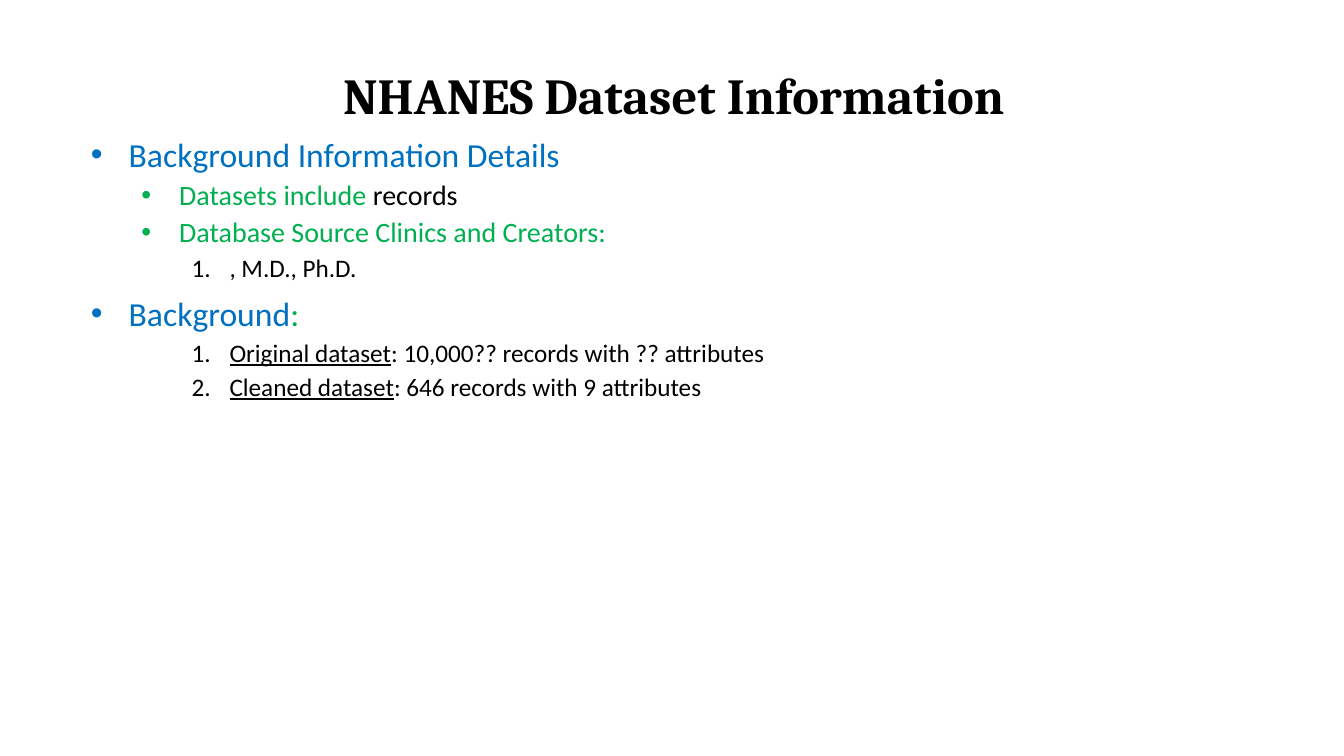
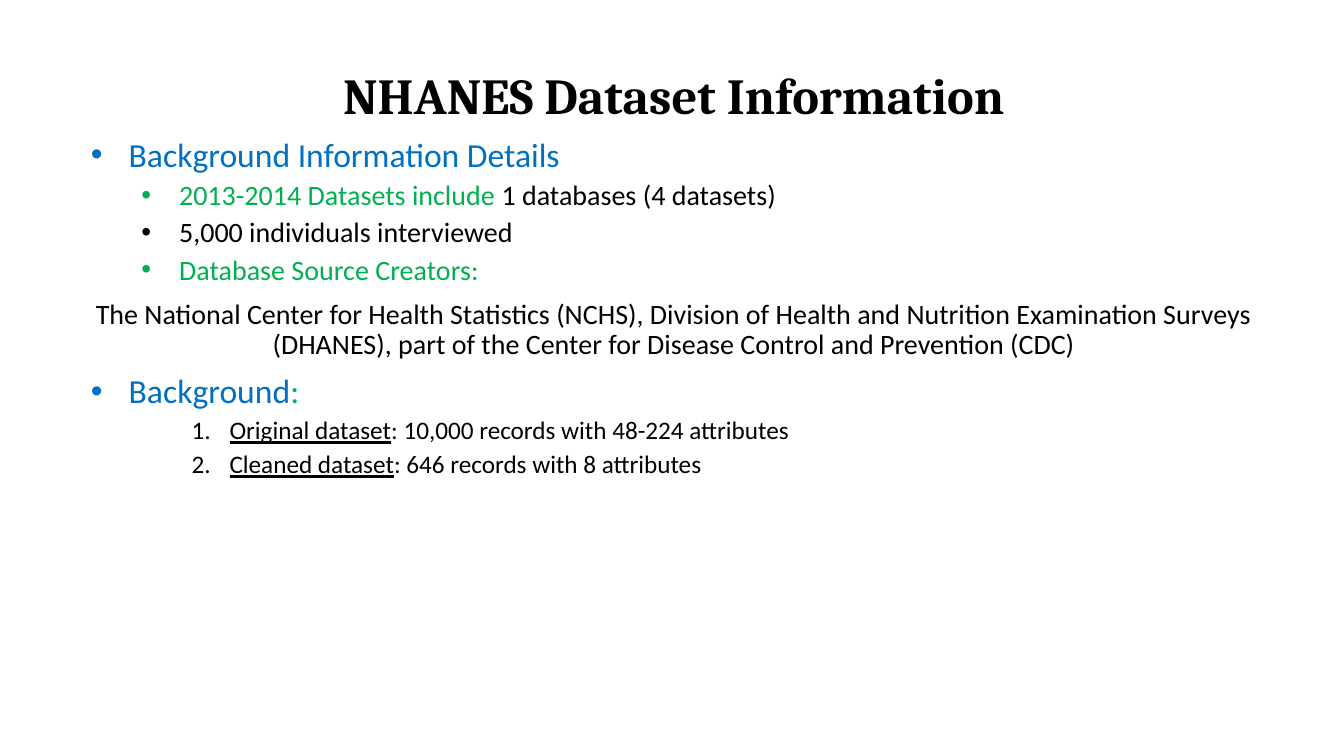
Before and after one commit to Ophelia82/Heart-Disease-Predictive-Model, a slide deck: slide 6 of Heart Disease Presentation.pptx (slide 7 before the commit). Drawn at 1344x756 pixels with LibreOffice and Linux fonts; fonts in the diff are those of the drawing. Boxes give left, top, right and bottom in pixels: in the first picture for what was removed or moved away, otherwise in the second. Text is boxed around its words. In the diff, an @@ line names an element or a change of style, - is before the commit and + after.

```diff
--- a/Heart Disease Presentation.pptx
+++ b/Heart Disease Presentation.pptx
@@ subtitle at bbox=[96, 184, 1250, 359]: text changed; text colour #00B050 to #000000 @@
-  • Datasets include records
-  • Database Source Clinics and Creators:
-    1. , M.D., Ph.D.
+  • 2013-2014 Datasets include 1 databases (4 datasets)
+  • 5,000 individuals interviewed
+  • Database Source Creators:
+The National Center for Health Statistics (NCHS), Division of Health and Nutrition Examination Surveys (DHANES), part of the Center for Disease Control and Prevention (CDC)
@@ subtitle at bbox=[230, 421, 788, 478]: text changed @@
-    1. Original dataset: 10,000?? records with ?? attributes
-    2. Cleaned dataset: 646 records with 9 attributes
+    1. Original dataset: 10,000 records with 48-224 attributes
+    2. Cleaned dataset: 646 records with 8 attributes
```
Also in this commit, not shown: 12 other slides changed, 4 slides added, 5 slides removed.
